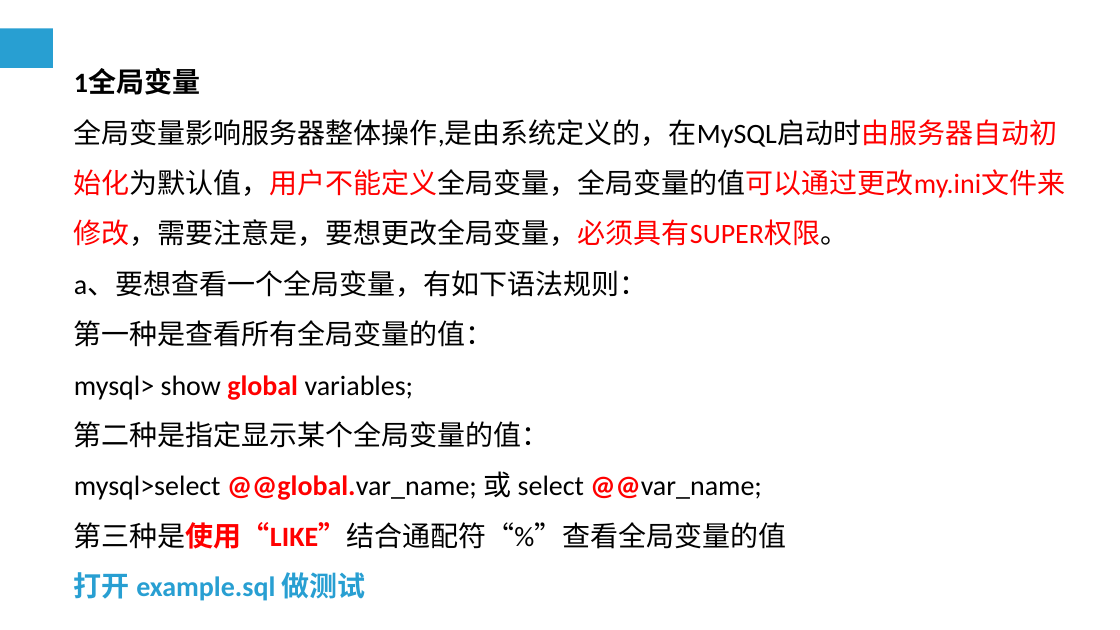
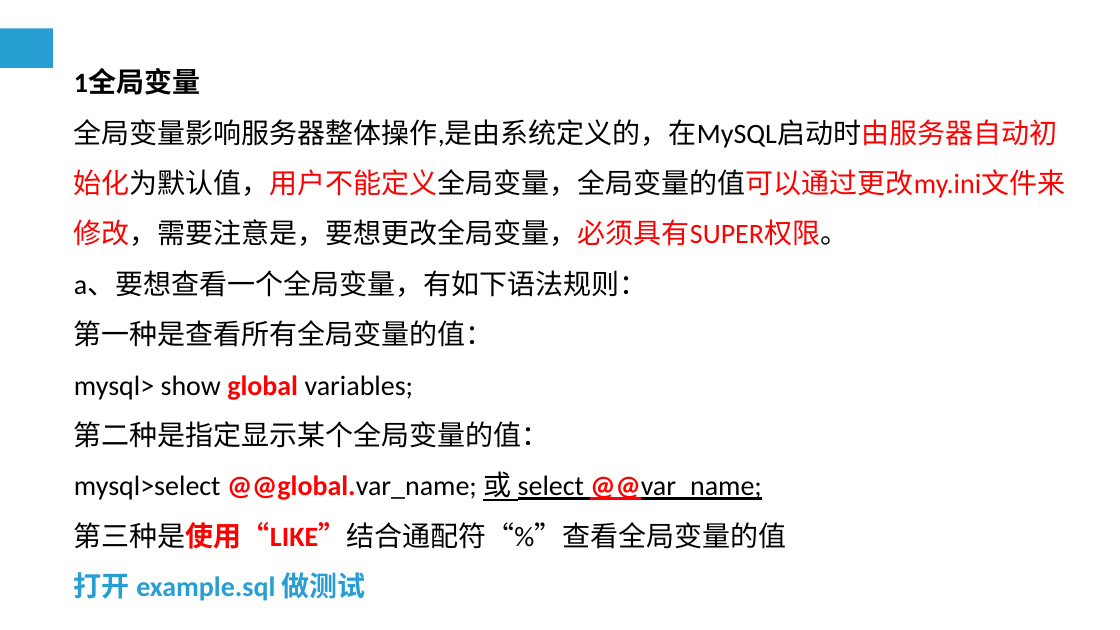
Before and after one commit to cqj726/mysql-s-PPT, a slide deck: slide 7 of PPT/第9章 MySQL编程基础（一）.ppt. Drawn at 1120x630 pixels with LibreOffice and Linux fonts; fonts in the diff are those of the drawing. Boxes give left, top, right and bottom in pixels: in the first picture for what was removed or moved away, otherwise in the second. Text is boxed around its words. In the diff, an @@ line names an element or a change of style, - is before the commit and + after.

```diff
--- a/PPT/第9章 MySQL编程基础（一）.ppt
+++ b/PPT/第9章 MySQL编程基础（一）.ppt
@@ text at box(74, 471, 761, 501): underline on in "或 select @@var_name;" @@
```
Also in this commit, not shown: 2 other slides changed, 1 slide added, 1 slide removed, 1 other file.
